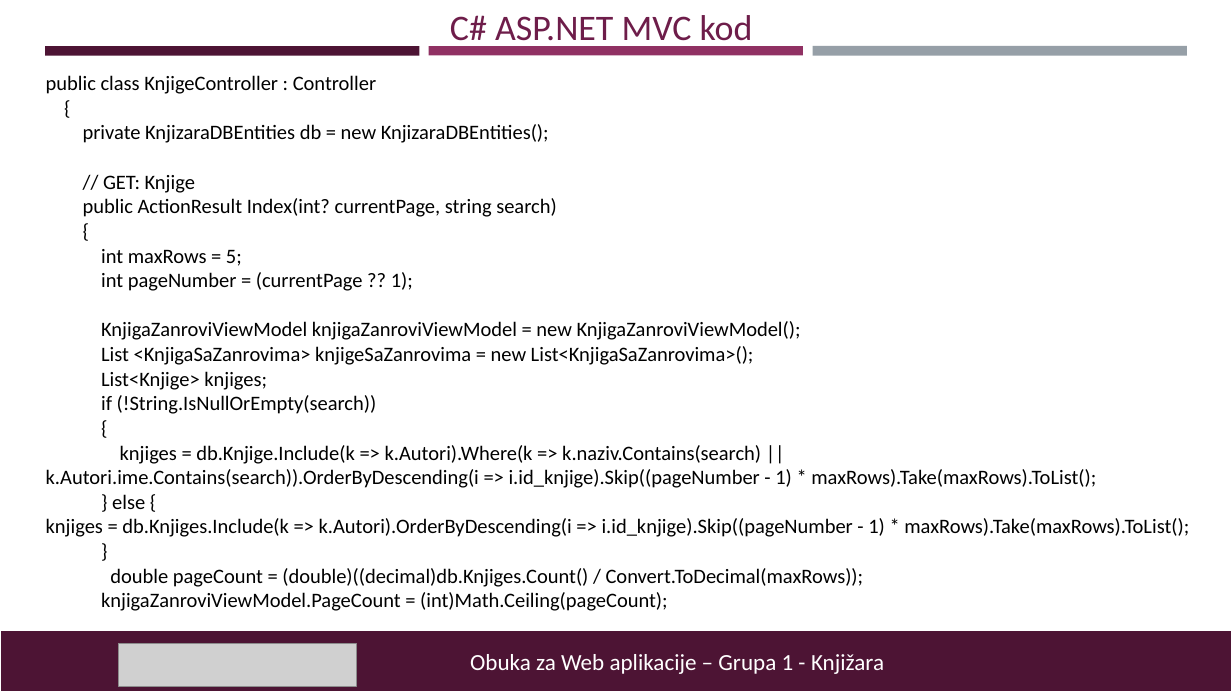
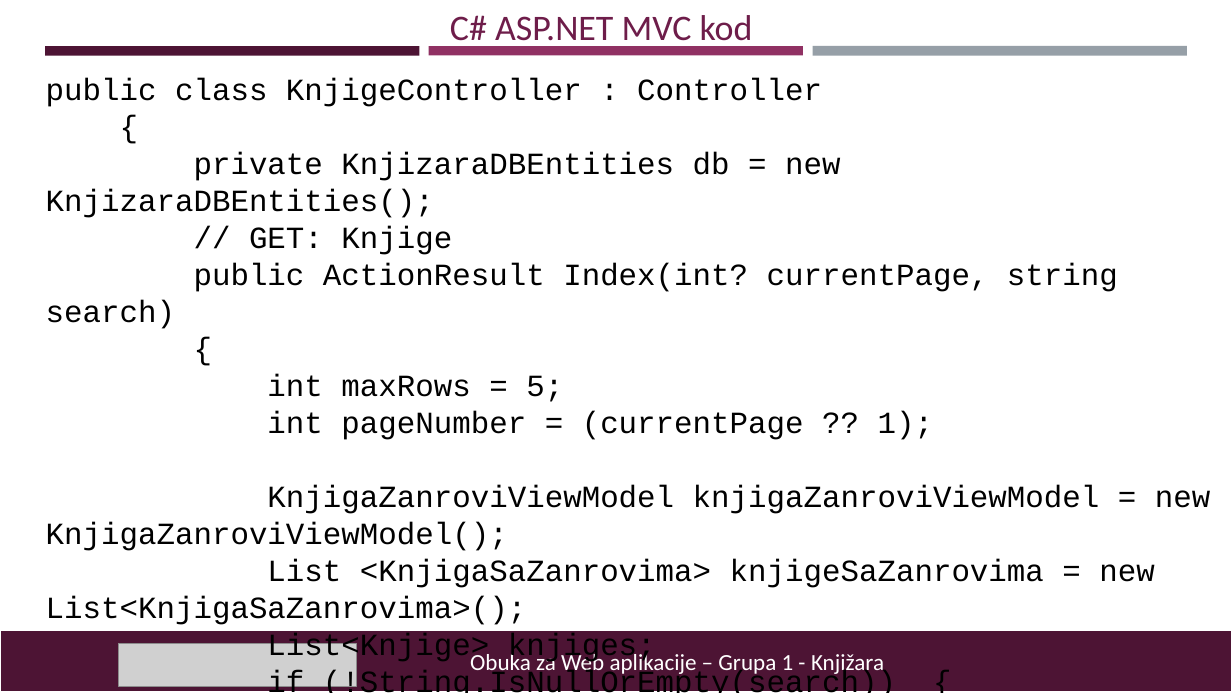
Before and after one commit to insajder/Knjizara, a slide deck: slide 6 of Knjižara – book store.pptx (slide 5 before the commit). Drawn at 1232x693 pixels with LibreOffice and Linux fonts; fonts in the diff are those of the drawing; grey boxes stand for pictures. Boxes give left, top, right and bottom in pixels: in the first picture for what was removed or moved away, otherwise in the second. Text is boxed around its words. In the diff, an @@ line names an element or a change of style, - is before the commit and + after.

```diff
--- a/Knjižara – book store.pptx
+++ b/Knjižara – book store.pptx
@@ text at (x1=46, y1=78, x2=1210, y2=664): size 16 to 24 pt, font Calibri to Courier New @@
@@ text at (x1=267, y1=670, x2=896, y2=693): text changed; size 16 to 24 pt; font Calibri to Courier New @@
-if (!String.IsNullOrEmpty(search))
-{
-knjiges = db.Knjige.Include(k => k.Autori).Where(k => k.naziv.Contains(search) || k.Autori.ime.Contains(search)).OrderByDescending(i => i.id_knjige).Skip((pageNumber - 1) * maxRows).Take(maxRows).ToList();
-} else {
-knjiges = db.Knjiges.Include(k => k.Autori).OrderByDescending(i => i.id_knjige).Skip((pageNumber - 1) * maxRows).Take(maxRows).ToList();
-}
-double pageCount = (double)((decimal)db.Knjiges.Count() / Convert.ToDecimal(maxRows));
-knjigaZanroviViewModel.PageCount = (int)Math.Ceiling(pageCount);
+if (!String.IsNullOrEmpty(search)) {
```
Also in this commit, not shown: 7 other slides changed, 1 slide added, 1 slide removed, 1 other file.
